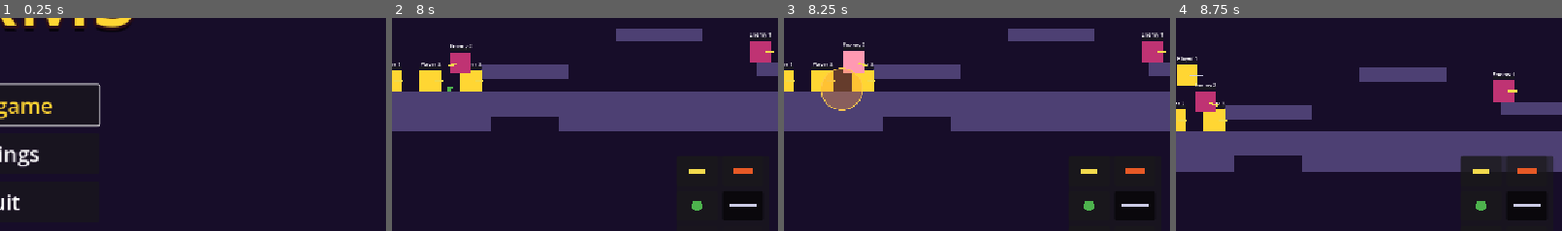
Above: before the commit, frames 1-4 (left to right).
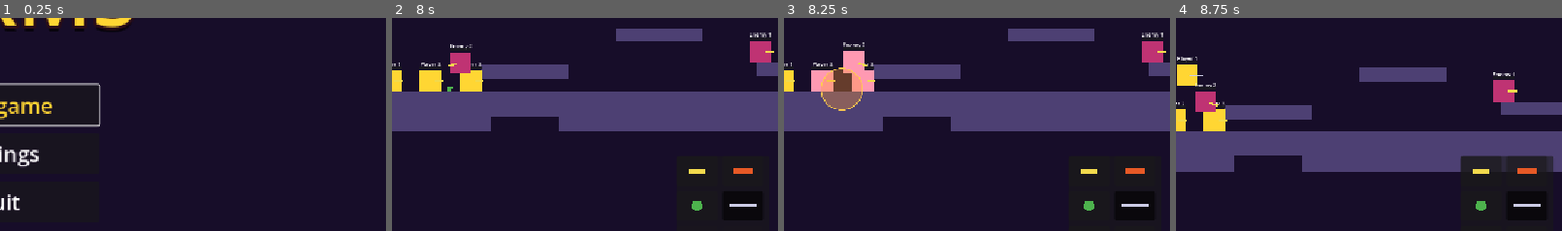
Above: after the commit, the same moments.

Repository: SDVGames-Studio/forms
Game: Godot game, scene res://Main.tscn
Two runs of this game, one before a commit and one after it. Both use one fixed random seed, a clock stepped at 60 frames per second and the inputs below.
Inputs (mouse positions are % of the whole screen's width and height, from its top left):
- Up to frame 1 (0.25 s): no input
- Up to frame 2 (8 s): click "New game" at 0.5 s; click "Level 2" at 1.25 s; click "START" at 2 s; click (90, 71) at 2.77 s; click (95, 71) at 3.52 s; click (90, 79) at 4.27 s; click (95, 79) at 5.02 s; click (90, 87) at 5.77 s; click (95, 87) at 6.52 s; click (90, 95) at 7.27 s
- Up to frame 3 (8.25 s): tap Enter at 8 s; move the mouse to (72, 45) at 8.02 s; hold D (move_right) from 8.03 s (still down); tap F (shoot) at 8.1 s; click (72, 45) at 8.17 s
- Up to frame 4 (8.75 s): keep holding D (move_right); tap Space (jump) at 8.27 s
The pictures show only the part of the screen within x 50-100%, y 35-85%; the shares and areas given below are measured in that part.

Frames 1-2 are identical in both runs. In frame 3, 1.0% of the frame differs, in the area x 7-24%, y 24-35%; in frame 4, nothing differs.
Error before the commit: Invalid call. Nonexistent function 'set_shape_color' in base 'CollisionShape2D'. (res://Player.gd:223)

Commit message:
fix(turn): keep the game live and spectatable after a win (#222)
- Player._die: the shared camera survives every dying member (reparent
  to the level, stay enabled) instead of dying or being disabled with
  its host — after the win the view never freezes and works as the free
  spectator camera (#126)
- TurnController._check_win: keep player cameras enabled at game over
  and show a spectate hint instead of a blank line
- TurnController._show_roll: a stale roll callback can no longer eat
  the win banner (game_over guard)
- Player._hit_flash: skip CollisionShape2D children named *Shape (a
  script error fired on every player hit in Level.tscn)
- tests/test_issue222: game not paused after the win, nobody can act,
  win banner + spectate hint shown, camera alive/enabled/spectator,
  drag-pan spectating works

Diff:
--- a/Player.gd
+++ b/Player.gd
@@ -208,7 +208,12 @@
 			visual = rect
 			break
 		var shape := child as Node
-		if shape != null and shape.name.ends_with("Shape") and shape.visible:
+		# Issue #222: the scene's collision shape is named "PlayerShape" —
+		# it ends with "Shape" but is a CollisionShape2D, not a ShapeVisual,
+		# so it must never take the shape-visual branch (every hit on a
+		# player used to throw a script error and skip the flash).
+		if shape != null and shape.name.ends_with("Shape") and shape.visible \
+				and shape.has_method("set_shape_color"):
 			visual = shape
 			break
 	if visual == null:
@@ -232,6 +237,16 @@
 ## never stays on the field and win checks / turn flow see it as gone.
 func _die() -> void:
 	set_physics_process(false)
+	# Issue #222: the shared camera must survive EVERY dying member — its
+	# host may die while someone else is controlled, or when the whole team
+	# is wiped at the end of the game. Reparent it to the level and keep it
+	# ENABLED: with nobody left controlled it becomes the free spectator
+	# camera (issue #126), so the view never freezes after the win and the
+	# field stays watchable.
+	if _camera != null and is_instance_valid(_camera) \
+			and _camera.get_parent() == self:
+		_camera.reparent(get_parent())
+		_camera.enabled = true
 	# Issue #187: a dying CONTROLLED member must not keep control — the
 	# camera would follow the shrinking corpse and, until the node is
 	# freed, switch/input logic would still see it as the active character.
@@ -245,13 +260,8 @@
 					and (member.get("health") is int) and member.get("health") > 0:
 				successor = member
 				break
-		# Issue #187: if this body hosts the shared team camera, move it out
-		# of the dying node so the player's view survives the corpse.
-		if _camera != null and _camera.get_parent() == self:
-			_camera.reparent(get_parent())
-			_camera.enabled = successor != null
 		if successor != null:
-			successor.set_controlled(true)
+				successor.set_controlled(true)
 	var tween := create_tween()
 	tween.tween_property(self, "scale", Vector2.ZERO, 0.25)
 	tween.tween_callback(queue_free)
--- a/TurnController.gd
+++ b/TurnController.gd
@@ -94,6 +94,9 @@
 const HINT_PLAYER := "Move: A/D or arrows • Jump: Space • Aim: W/S or Up/Down • Shoot: F • Tool: 5-7 • Weapon: 1-4 • Skip turn: Tab"
 const HINT_ENEMY := "Enemy turn — wait for your move..."
 const HINT_SWITCH := "Shot fired — waiting for the projectiles..."
+## Issue #222: after a win the game keeps running — nobody may move, but
+## the player keeps a live view to spectate the field with the camera.
+const HINT_SPECTATE := "Game over — spectate: drag to pan, +/- to zoom"
 
 
 func _process(delta: float) -> void:
@@ -290,8 +293,11 @@
 
 func _show_roll(team: String) -> void:
 	# A stale roll tween (killed round, forced recovery) must never
-	# overwrite an already started turn (issue #85 rework 2).
-	if _label == null or active_team != "":
+	# overwrite an already started turn (issue #85 rework 2) — nor the
+	# win banner: game_over clears active_team, so without this guard a
+	# roll callback racing the end of the game would eat the "WINS!"
+	# banner (issue #222).
+	if _label == null or active_team != "" or game_over:
 		return
 	_label.text = "PICKING FIRST TEAM..."
 	_label.add_theme_color_override("font_color", _team_color(team))
@@ -478,8 +484,16 @@
 			var winner: String = alive_teams[0]
 			_label.text = "%s WINS!" % _team_name(winner)
 			_label.add_theme_color_override("font_color", _team_color(winner))
+	# Issue #222: the game must never block after the win — figures keep
+	# idling but nobody may move, and the player keeps a live view to
+	# spectate: the shared camera stays enabled even when the whole player
+	# team died out (with nobody controlled it is the free spectator
+	# camera of issue #126) and the hint says how to use it.
+	for camera in get_tree().get_nodes_in_group("player_camera"):
+		if is_instance_valid(camera):
+			camera.enabled = true
 	if _hint_label != null:
-		_hint_label.text = ""
+		_hint_label.text = HINT_SPECTATE
 
 
 func _build_ui() -> void:
--- /dev/null
+++ b/tests/test_issue222.gd
@@ -0,0 +1,95 @@
+extends Node
+## Regression check for issue #222: the game must not block after the win.
+## When one team wins, nobody may move (player input and AI alike), but
+## the game keeps running — the tree is NOT paused and the player keeps a
+## live view to SPECTATE: the shared camera survives the dying team (it
+## used to be disabled or freed with its host member), stays enabled in
+## spectator mode (#126) and drag-panning still moves the view.
+##
+## Run headless: godot --headless res://tests/test_issue222.tscn
+## Exit code 0 = pass.
+
+func _ready() -> void:
+	var ok := true
+	var level: Node = load("res://Level.tscn").instantiate()
+	add_child(level)
+	for i in 30:
+		await get_tree().physics_frame
+
+	# Let the first-team roll finish (a forced game-over during the roll
+	# would race its callbacks) and let a real turn begin.
+	for i in 200:
+		await get_tree().physics_frame
+		if TurnController.active_team != "":
+			break
+	# Force a player turn (whatever team the roll picked) and wipe the
+	# whole player team — the enemy team wins.
+	var members := get_tree().get_nodes_in_group("player_team")
+	TurnController.active_team = TurnController.TEAM_PLAYER
+	TurnController.active_member = members[0] if not members.is_empty() else null
+	for m in members:
+		m.take_damage(9999)
+	var over := false
+	for i in 120:
+		await get_tree().physics_frame
+		if TurnController.game_over:
+			over = true
+			break
+	# Let the 0.25 s death tweens free the corpses.
+	for i in 30:
+		await get_tree().physics_frame
+
+	# --- Nobody may act any more, but the game is NOT paused. ---
+	var no_moves: bool = TurnController.game_over and over \
+		and TurnController.active_team == "" \
+		and TurnController.active_member == null
+	var not_paused: bool = not get_tree().paused
+	var banner: bool = TurnController._label != null \
+		and TurnController._label.text == "PINK TEAM WINS!"
+	var spectate_hint: bool = TurnController._hint_label != null \
+		and TurnController._hint_label.text == TurnController.HINT_SPECTATE
+	# Something to watch: the winning enemy team is still on the field.
+	var enemy_alive: bool = not get_tree().get_nodes_in_group("enemy_team").is_empty()
+	print("ISSUE222 no_moves=", no_moves, " not_paused=", not_paused,
+		" banner=", banner, " spectate_hint=", spectate_hint,
+		" enemy_alive=", enemy_alive)
+	ok = ok and no_moves and not_paused and banner and spectate_hint and enemy_alive
+
+	# --- The camera survived the wiped team and stays enabled (spectator). ---
+	var cam: Camera2D = null
+	for c in get_tree().get_nodes_in_group("player_camera"):
+		if is_instance_valid(c) and c.get_tree() != null:
+			cam = c
+	var cam_alive: bool = cam != null
+	var cam_enabled: bool = cam_alive and cam.enabled
+	var spectator: bool = cam_alive and cam._is_spectator()
+	print("ISSUE222 cam_alive=", cam_alive, " cam_enabled=", cam_enabled,
+		" spectator=", spectator)
+	ok = ok and cam_alive and cam_enabled and spectator
+
+	# --- Spectating still works: drag-panning moves the live view. ---
+	var start: Vector2 = cam.global_position
+	var vp := get_viewport()
+	var press := InputEventMouseButton.new()
+	press.button_index = MOUSE_BUTTON_LEFT
+	press.pressed = true
+	press.position = vp.get_visible_rect().size * 0.5
+	Input.parse_input_event(press)
+	await get_tree().process_frame
+	for i in 5:
+		var motion := InputEventMouseMotion.new()
+		motion.position = press.position + Vector2(20.0 * (i + 1), -10.0 * (i + 1))
+		motion.relative = Vector2(20.0, -10.0)
+		Input.parse_input_event(motion)
+		await get_tree().process_frame
+	var release := InputEventMouseButton.new()
+	release.button_index = MOUSE_BUTTON_LEFT
+	release.pressed = false
+	Input.parse_input_event(release)
+	await get_tree().process_frame
+	var panned: bool = cam.global_position != start
+	print("ISSUE222 panned=", panned, " pos=", cam.global_position)
+	ok = ok and panned
+
+	print("ISSUE222 ok=", ok)
+	get_tree().quit(0 if ok else 1)
--- /dev/null
+++ b/tests/test_issue222.tscn
@@ -0,0 +1,6 @@
+[gd_scene load_steps=2 format=3]
+
+[ext_resource type="Script" path="res://tests/test_issue222.gd" id="1_i222"]
+
+[node name="Issue222Test" type="Node"]
+script = ExtResource("1_i222")
